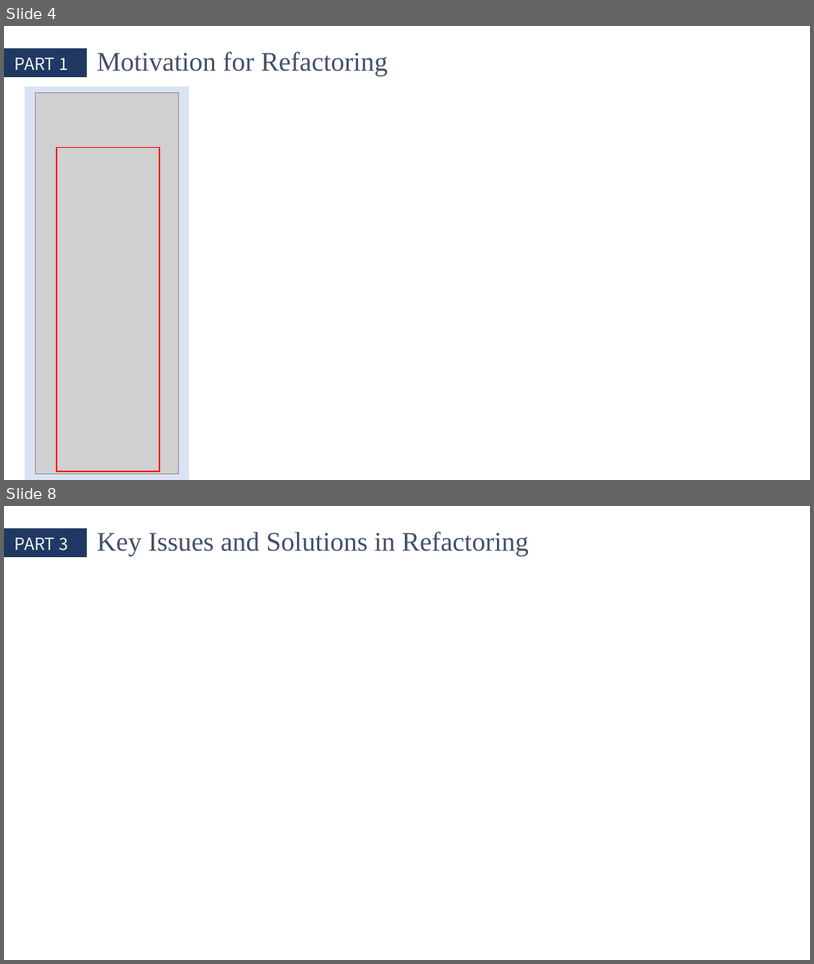
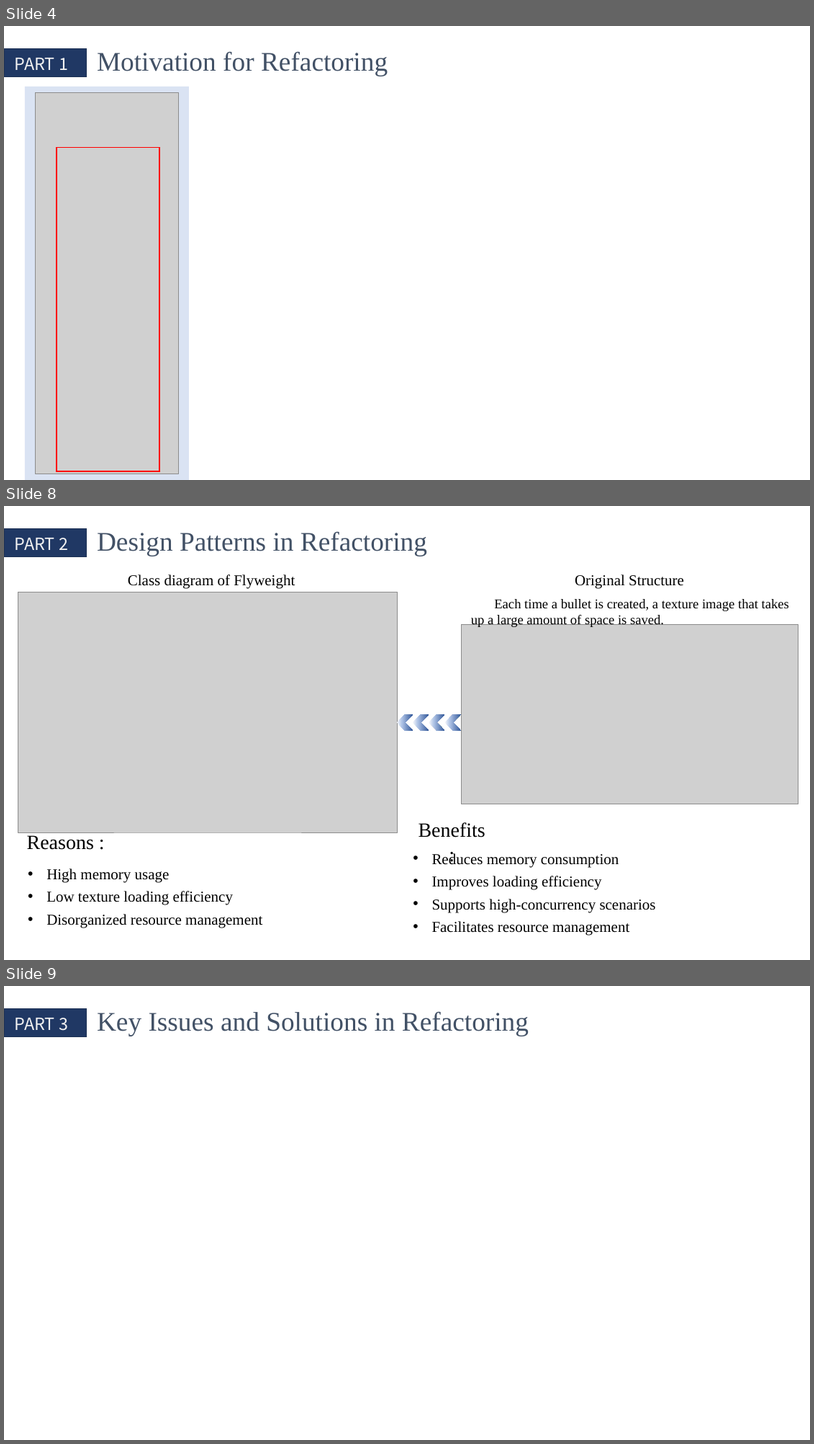
Before and after one commit to QinCheng0928/Cocos2d, a slide deck: 文档/DesignPattern.pptx. Shown one above the other, each under a label of ours: slides 4 and 8 before the commit, slides 4, 8 and 9 after it; the slides between them are not shown. The pictures are 814x964 and 814x1444 pixels, drawn with LibreOffice and Linux fonts; fonts in the diff are those of the drawing; grey boxes stand for pictures. Boxes give left, top, right and bottom in pixels: in the first picture for what was removed or moved away, otherwise in the second. Text is boxed around its words. In the diff, an @@ line names an element or a change of style, - is before the commit and + after.

```diff
--- a/文档/DesignPattern.pptx
+++ b/文档/DesignPattern.pptx
@@ slide 8 added at bbox=[4, 506, 810, 960], background #FFFFFF @@
@@ rectangle added at bbox=[4, 529, 86, 557], fill #203864, outline #1E3256 1 pt @@
@@ text added at bbox=[15, 538, 68, 550], 20 pt, text #F2F2F2 @@
+PART 2
@@ text added at bbox=[97, 531, 427, 556], 32 pt, text #425166 @@
+Design Patterns in Refactoring
@@ text added at bbox=[128, 574, 295, 589], 18 pt, text #000000 @@
+Class diagram of Flyweight
@@ text added at bbox=[575, 574, 684, 589], 18 pt, text #000000 @@
+Original Structure
@@ picture added at bbox=[18, 592, 397, 833] @@
@@ text added at bbox=[471, 599, 790, 627], 16 pt, text #000000 @@
+Each time a bullet is created, a texture image that takes up a large amount of space is saved.
@@ picture added at bbox=[461, 624, 798, 804] @@
@@ group added at bbox=[397, 714, 461, 731]: 4 chevrons @@
@@ text added at bbox=[419, 822, 486, 837], 24 pt, text #000000 @@
+Benefits :
@@ text added at bbox=[27, 835, 94, 849], 24 pt, text #000000 @@
+Reasons :
@@ text added at bbox=[46, 868, 262, 928], 18 pt, text #000000 @@
+• High memory usage
+• Low texture loading efficiency
+• Disorganized resource management
@@ text added at bbox=[432, 852, 656, 935], 18 pt, text #000000 @@
+• Reduces memory consumption
+• Improves loading efficiency
+• Supports high-concurrency scenarios
+• Facilitates resource management
@@ what was slide 8 is now slide 9 @@
```
Also in this commit, not shown: 5 slides changed, 10 other files.
